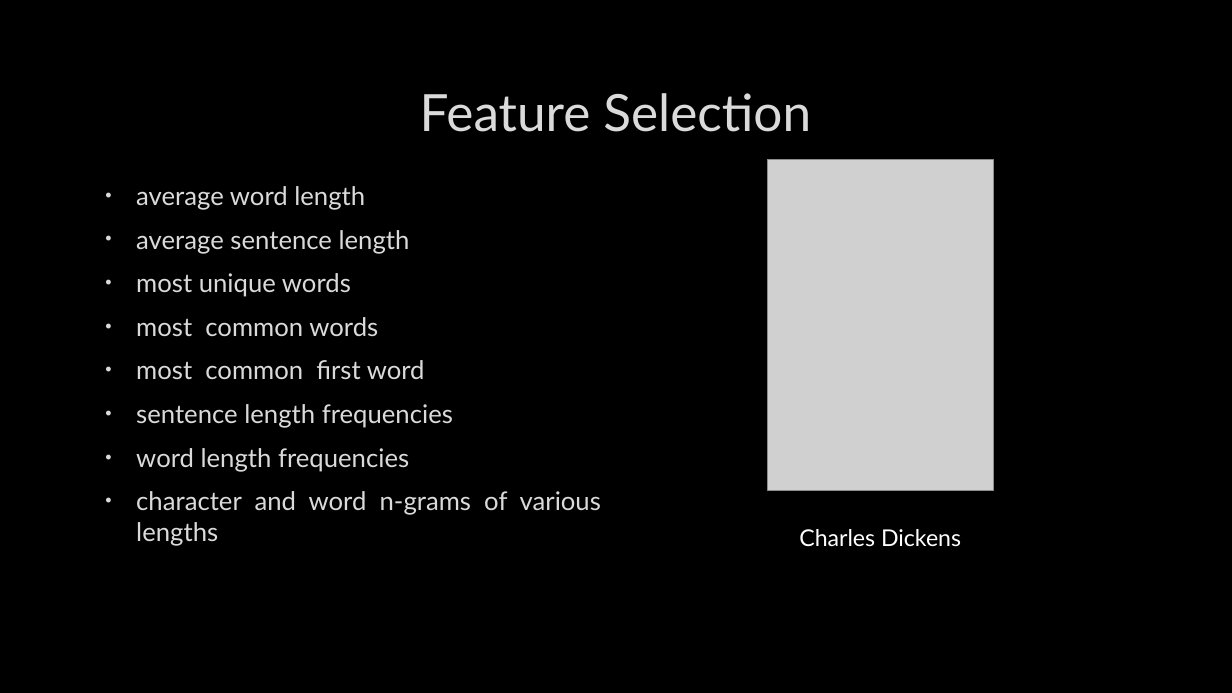
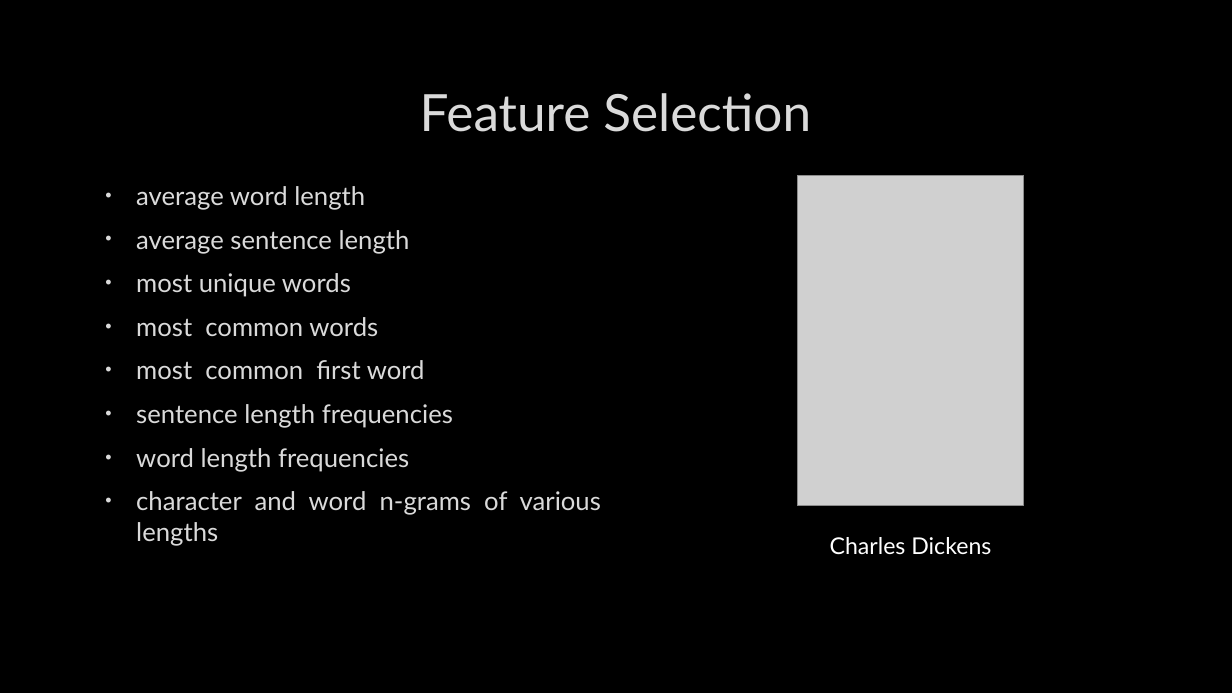
Before and after one commit to BradySheehan/Authorship_Verification, a slide deck: slide 8 of ai_project_presentation.pptx. Drawn at 1232x693 pixels with LibreOffice and Linux fonts; fonts in the diff are those of the drawing; grey boxes stand for pictures; background and template pictures are left out. Boxes give left, top, right and bottom in pixels: in the first picture for what was removed or moved away, otherwise in the second. Text is boxed around its words. In the diff, an @@ line names an element or a change of style, - is before the commit and + after.

Commit message:
small updates to presentation

```diff
--- a/ai_project_presentation.pptx
+++ b/ai_project_presentation.pptx
@@ picture moved from (x1=767, y1=160, x2=994, y2=491) to (x1=798, y1=175, x2=1024, y2=506) @@
@@ text "Charles Dickens" moved from (x1=799, y1=529, x2=961, y2=547) to (x1=830, y1=537, x2=991, y2=555) @@
```
Also in this commit, not shown: 1 other slide changed.
